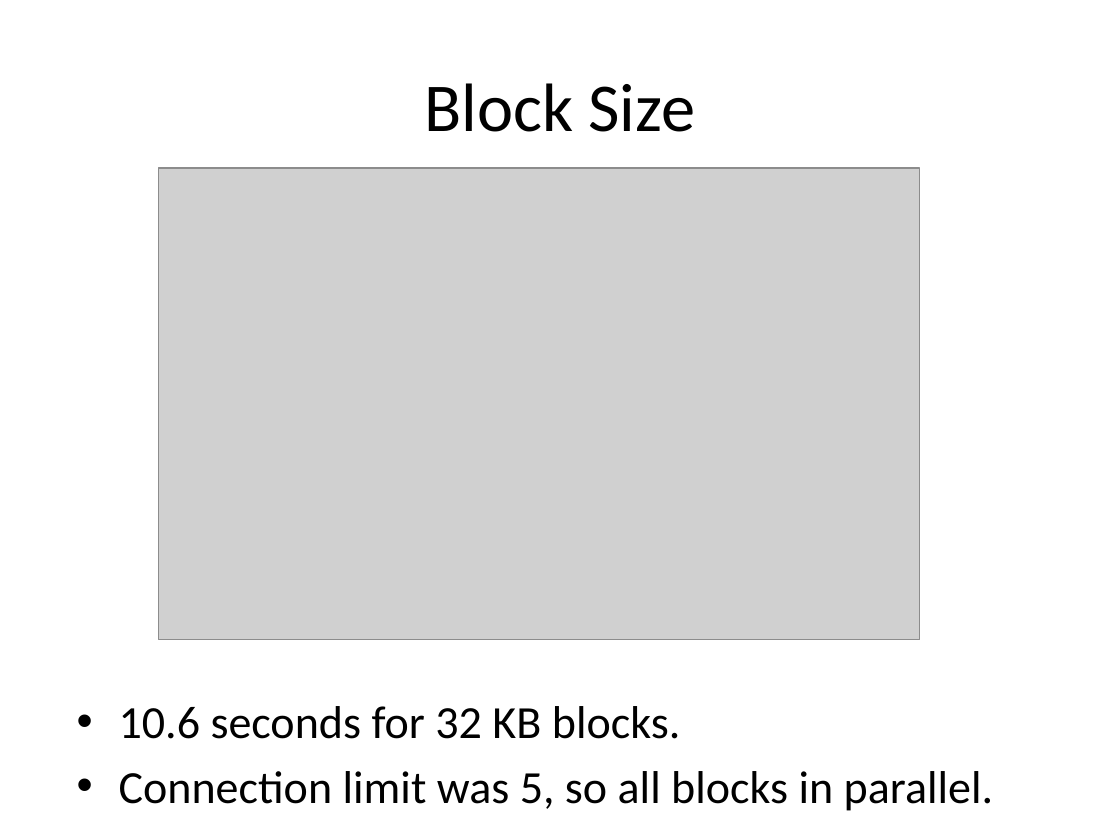
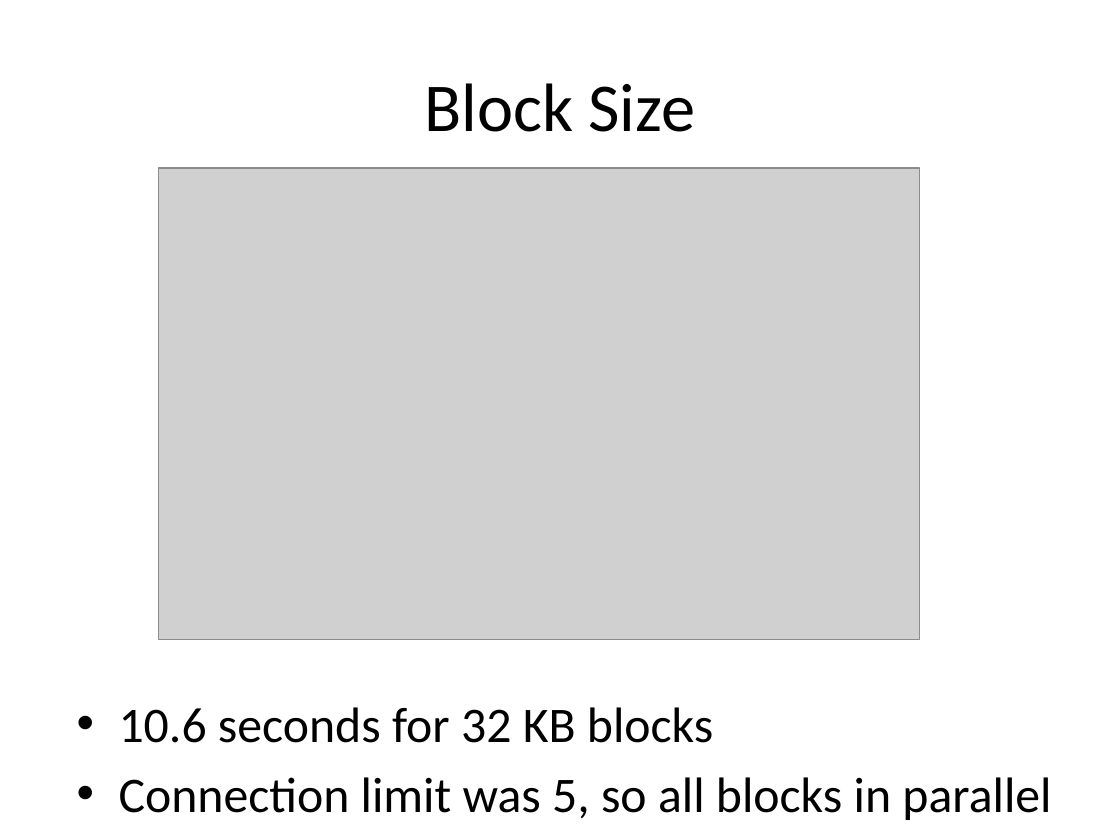
Before and after one commit to rdp/p2pwebclient, a slide deck: slide 28 of thesis_presentation/How to Make the Internet Faster.pptx. Drawn at 1120x840 pixels with LibreOffice and Linux fonts; fonts in the diff are those of the drawing; grey boxes stand for pictures. Boxes give left, top, right and bottom in pixels: in the first picture for what was removed or moved away, otherwise in the second. Text is boxed around its words. In the diff, an @@ line names an element or a change of style, - is before the commit and + after.

```diff
--- a/thesis_presentation/How to Make the Internet Faster.pptx
+++ b/thesis_presentation/How to Make the Internet Faster.pptx
@@ text at box(119, 707, 1051, 820): text changed; size 29.6 to 32 pt @@
-• 10.6 seconds for 32 KB blocks.
-• Connection limit was 5, so all blocks in parallel.
+• 10.6 seconds for 32 KB blocks
+• Connection limit was 5, so all blocks in parallel
```
Also in this commit, not shown: 21 other slides changed, 1 other file.
